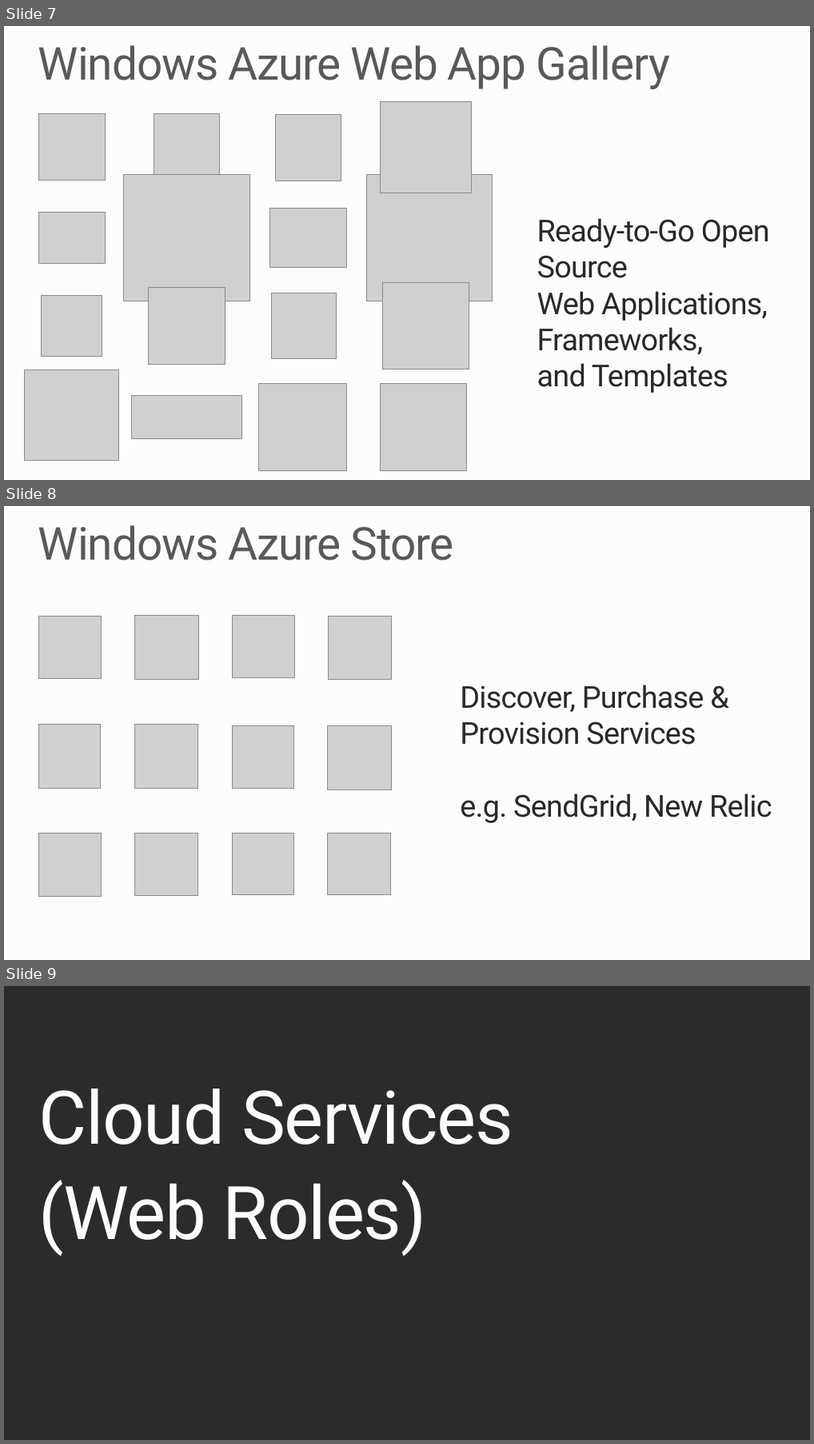
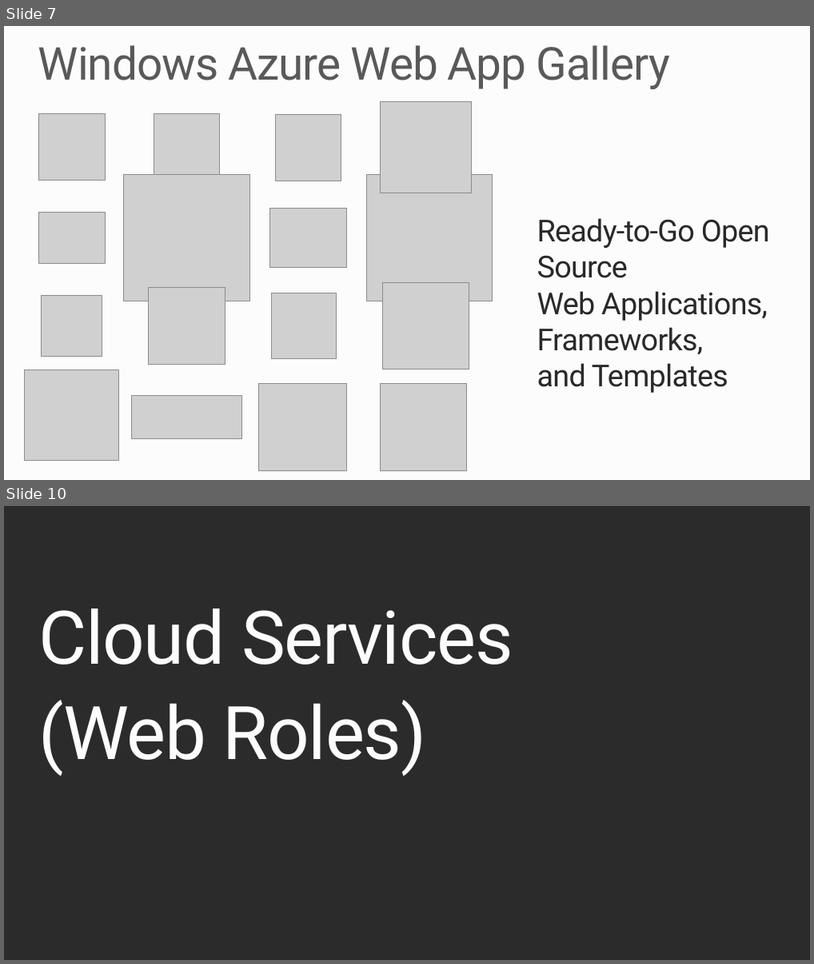
Before and after one commit to robdmoore/AzureWebAppsPresentation, a slide deck: Presentation.pptx. Shown one above the other, each under a label of ours: slides 7, 8 and 9 before the commit, slides 7 and 10 after it; the slides between them are not shown. The pictures are 814x1444 and 814x964 pixels, drawn with LibreOffice and Linux fonts; fonts in the diff are those of the drawing; grey boxes stand for pictures; background and template pictures are left out; a plain dark background stands for a picture behind light text. Boxes give left, top, right and bottom in pixels: in the first picture for what was removed or moved away, otherwise in the second. Text is boxed around its words. In the diff, an @@ line names an element or a change of style, - is before the commit and + after.

```diff
--- a/Presentation.pptx
+++ b/Presentation.pptx
@@ slide 8 removed at box(4, 506, 810, 960), background #FCFCFC @@
@@ title removed at box(38, 525, 454, 560) @@
-Windows Azure Store
@@ picture removed at box(38, 616, 102, 679) @@
@@ picture removed at box(135, 616, 198, 679) @@
@@ picture removed at box(232, 616, 294, 678) @@
@@ picture removed at box(328, 616, 392, 679) @@
@@ text removed at box(460, 684, 773, 823) @@
-Discover, Purchase & Provision Services
-e.g. SendGrid, New Relic
@@ picture removed at box(39, 724, 101, 788) @@
@@ picture removed at box(135, 724, 198, 788) @@
@@ picture removed at box(232, 725, 294, 788) @@
@@ picture removed at box(328, 726, 391, 790) @@
@@ picture removed at box(39, 832, 102, 896) @@
@@ picture removed at box(135, 832, 198, 895) @@
@@ picture removed at box(232, 833, 294, 895) @@
@@ picture removed at box(328, 832, 390, 895) @@
@@ what was slide 9 is now slide 10 @@
```
Also in this commit, not shown: 2 slides changed, 18 slides added, 4 other slides removed.
